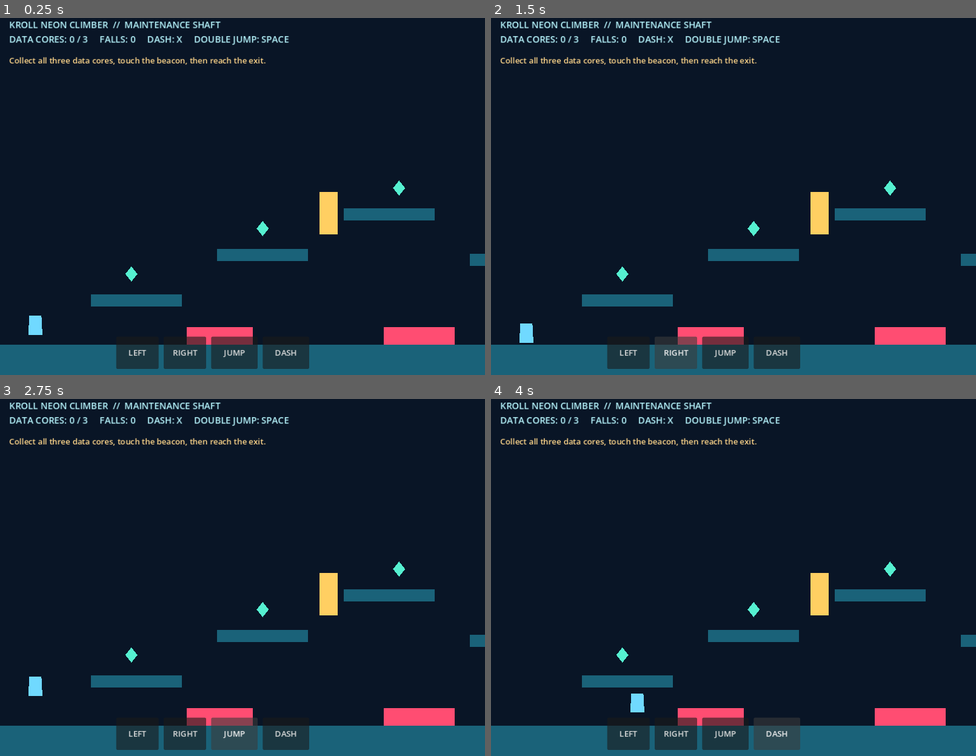
Above: before the commit, frames 1-4 (two rows, left to right).
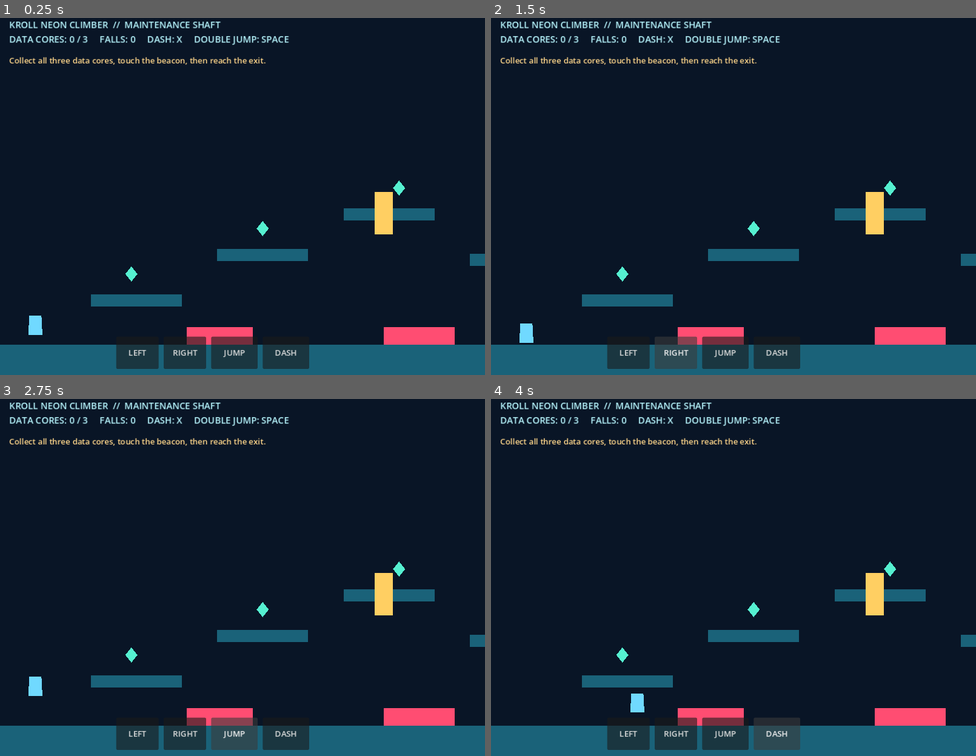
Above: after the commit, the same moments.

Repository: qaqp980520-prog/2126-Survival
Game: Godot game, scene res://main.tscn
Two runs of this game, one before a commit and one after it. Both use one fixed random seed, a clock stepped at 60 frames per second and the inputs below.
Inputs:
- Up to frame 1 (0.25 s): no input
- Up to frame 2 (1.5 s): click "LEFT" at 0.5 s; click "RIGHT" at 1.25 s
- Up to frame 3 (2.75 s): click "JUMP" at 2 s
- Up to frame 4 (4 s): click "DASH" at 2.75 s; tap Enter at 3.5 s; hold D from 3.53 s (still down); tap X at 3.6 s; tap Space at 3.77 s

The runs differ from the first frame. In frame 1, 0.9% of the frame differs, in the area x 65-81%, y 48-61%; in frame 2, 0.9%; in frame 3, 0.9%; in frame 4, 0.9%.

Commit message:
Place Neon Climber checkpoints on safe platforms

Diff:
--- a/daily_games/KROLL_Neon_Climber/rules.gd
+++ b/daily_games/KROLL_Neon_Climber/rules.gd
@@ -16,7 +16,7 @@
 		"size": Vector2i(1280, 720),
 		"spawn": Vector2(70, 590),
 		"checkpoint_id": "midway",
-		"checkpoint_position": Vector2(650, 400),
+		"checkpoint_position": Vector2(760, 400),
 		"exit": Rect2(1160, 520, 72, 140),
 		"platforms": [
 			Rect2(0, 660, 1280, 60),
@@ -43,7 +43,7 @@
 		"size": Vector2i(1440, 720),
 		"spawn": Vector2(70, 590),
 		"checkpoint_id": "reactor_mid",
-		"checkpoint_position": Vector2(760, 330),
+		"checkpoint_position": Vector2(870, 330),
 		"exit": Rect2(1320, 500, 72, 160),
 		"platforms": [
 			Rect2(0, 660, 1440, 60),
